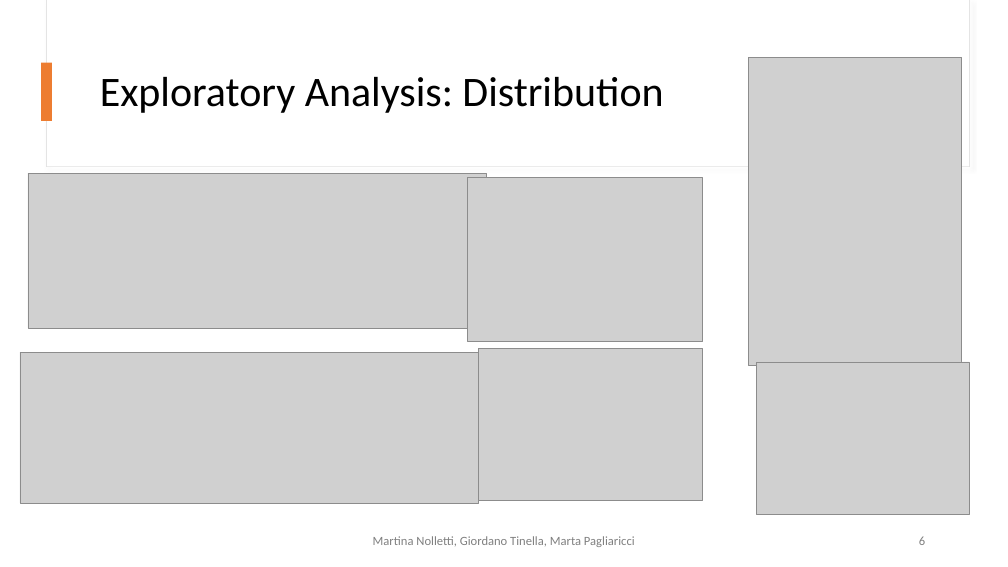
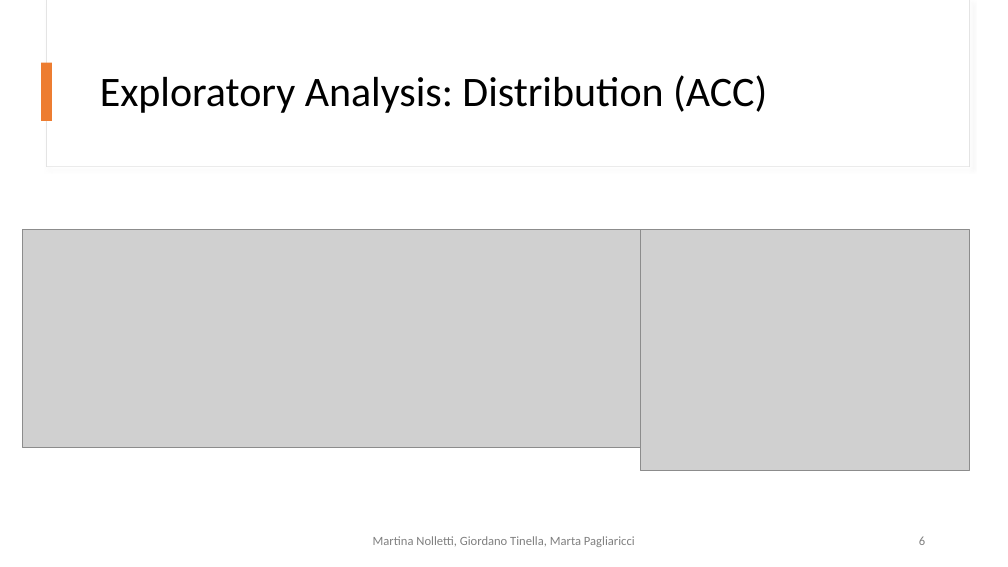
Before and after one commit to GiordanoT/predictive-analytics, a slide deck: slide 6 of DataAnalytics_DatasetActivities.pptx. Drawn at 1008x567 pixels with LibreOffice and Linux fonts; fonts in the diff are those of the drawing; grey boxes stand for pictures. Boxes give left, top, right and bottom in pixels: in the first picture for what was removed or moved away, otherwise in the second. Text is boxed around its words. In the diff, an @@ line names an element or a change of style, - is before the commit and + after.

Commit message:
pp

```diff
--- a/DataAnalytics_DatasetActivities.pptx
+++ b/DataAnalytics_DatasetActivities.pptx
@@ picture removed at [749, 57, 963, 365] @@
@@ title at [100, 75, 767, 113]: text changed @@
-Exploratory Analysis: Distribution
+Exploratory Analysis: Distribution (ACC)
@@ picture: place and size @@
-picture at [28, 173, 486, 328]
+picture at [23, 230, 667, 448]
@@ picture: place and size @@
-picture at [468, 178, 703, 342]
+picture at [640, 230, 969, 471]
@@ picture removed at [20, 352, 478, 503] @@
@@ picture removed at [479, 349, 703, 501] @@
@@ picture removed at [756, 362, 969, 514] @@
```
Also in this commit, not shown: 1 other slide changed, 2 slides added.
